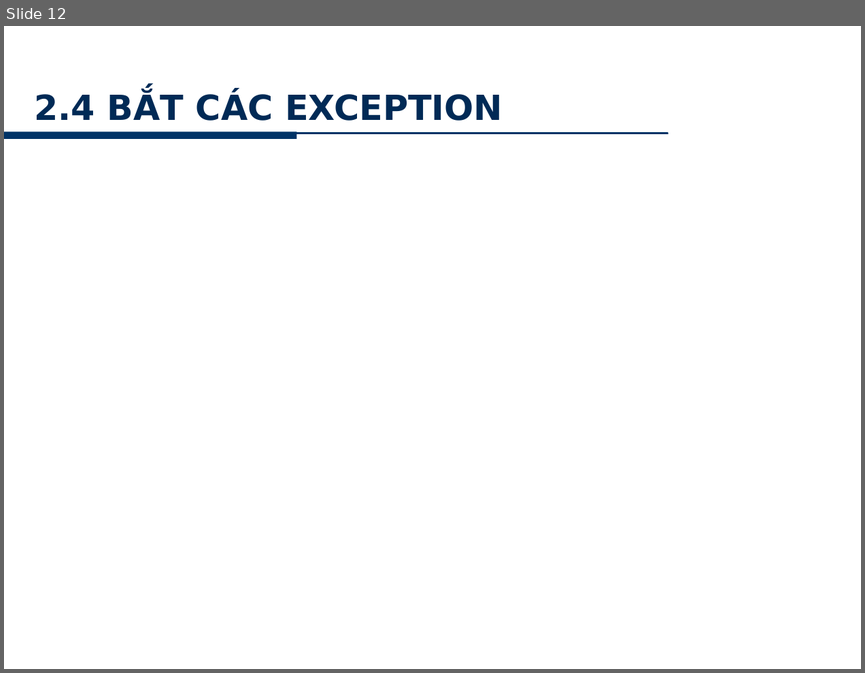
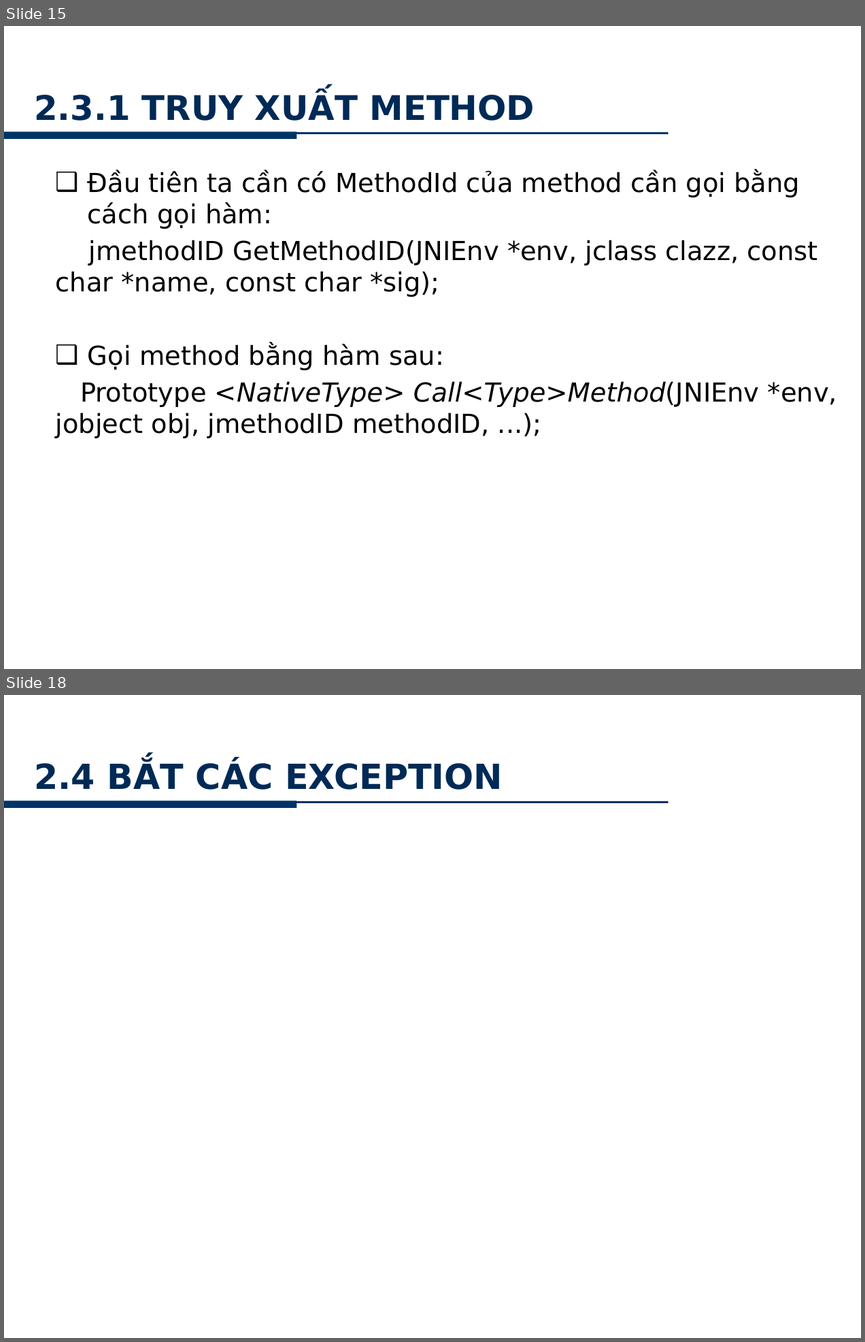
Before and after one commit to minhkhanh/UofS-Java, a slide deck: Seminar_JNI/Slide_00.pptx. Shown one above the other, each under a label of ours: slide 12 before the commit, slides 15 and 18 after it; the slides between them are not shown. The pictures are 865x673 and 865x1342 pixels, drawn with LibreOffice and Linux fonts; fonts in the diff are those of the drawing; background and template pictures are left out. Boxes give left, top, right and bottom in pixels: in the first picture for what was removed or moved away, otherwise in the second. Text is boxed around its words. In the diff, an @@ line names an element or a change of style, - is before the commit and + after.

```diff
--- a/Seminar_JNI/Slide_00.pptx
+++ b/Seminar_JNI/Slide_00.pptx
@@ slide 15 added at <box>4,26,861,669</box>, background picture (left out); not listed: 2 template elements that a slide beside it also shows @@
@@ text added at <box>675,40,839,62</box>, 10 pt, text #FFFFFF @@
+www.hcmus.edu.vn
@@ title added at <box>34,92,535,121</box>, 28.5 pt, text gradient #00152B to #002A56 to #002750, bold @@
+2.3.1 TRUY XUẤT METHOD
@@ text added at <box>56,171,837,438</box>, 22 pt, text #000000 @@
+❑ Đầu tiên ta cần có MethodId của method cần gọi bằng cách gọi hàm:
+jmethodID GetMethodID(JNIEnv *env, jclass clazz, const char *name, const char *sig);
+❑ Gọi method bằng hàm sau:
+Prototype <NativeType> Call<Type>Method(JNIEnv *env, jobject obj, jmethodID methodID, ...);
@@ page number added at <box>325,633,525,669</box>, 20 pt, text #FFFFFF @@
+15
@@ what was slide 12 is now slide 18 @@
```
Also in this commit, not shown: 10 slides changed, 6 other slides added.
